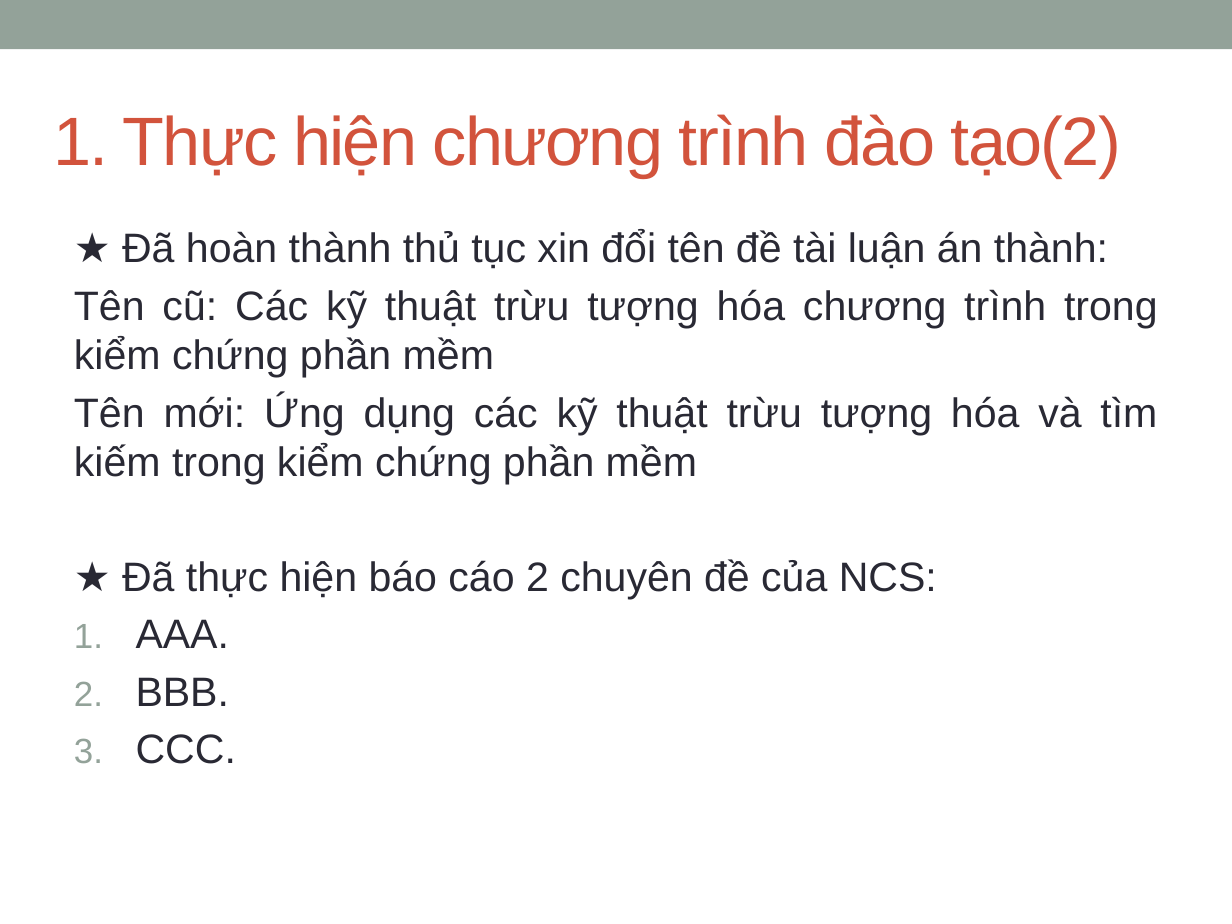
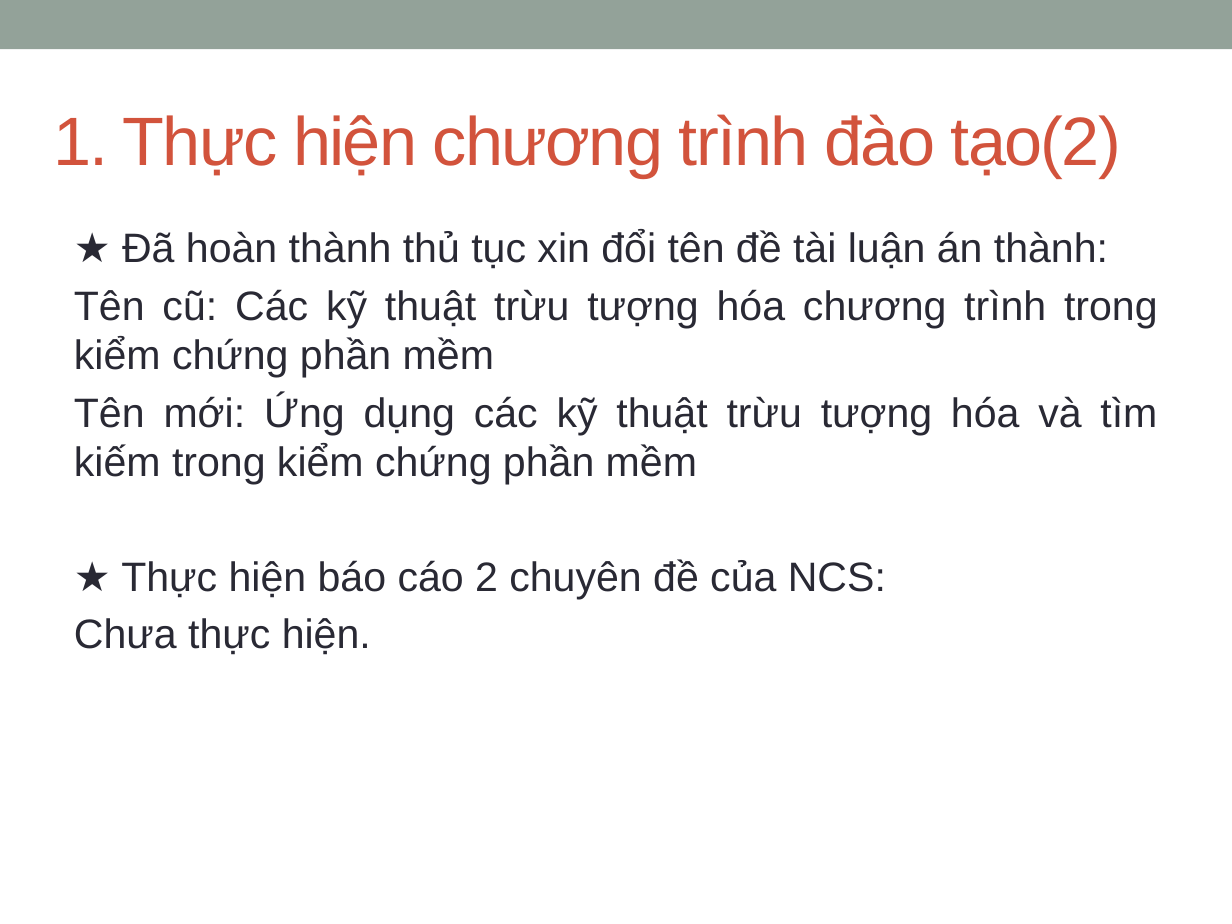
Before and after one commit to dinhngocthi/GAsource, a slide deck: slide 4 of CFT4CUnitSrc/src/report/DinhNgocThi-Baocaotiendo201612.pptx. Drawn at 1232x924 pixels with LibreOffice and Linux fonts; fonts in the diff are those of the drawing. Boxes give left, top, right and bottom in pixels: in the first picture for what was removed or moved away, otherwise in the second. Text is boxed around its words. In the diff, an @@ line names an element or a change of style, - is before the commit and + after.

```diff
--- a/CFT4CUnitSrc/src/report/DinhNgocThi-Baocaotiendo201612.pptx
+++ b/CFT4CUnitSrc/src/report/DinhNgocThi-Baocaotiendo201612.pptx
@@ text at bbox=[74, 559, 886, 655]: text changed @@
-★ Đã thực hiện báo cáo 2 chuyên đề của NCS:
-1. AAA.
-2. BBB.
-3. CCC.
+★ Thực hiện báo cáo 2 chuyên đề của NCS:
+Chưa thực hiện.
```
Also in this commit, not shown: 1 other slide changed, 1 other file.
